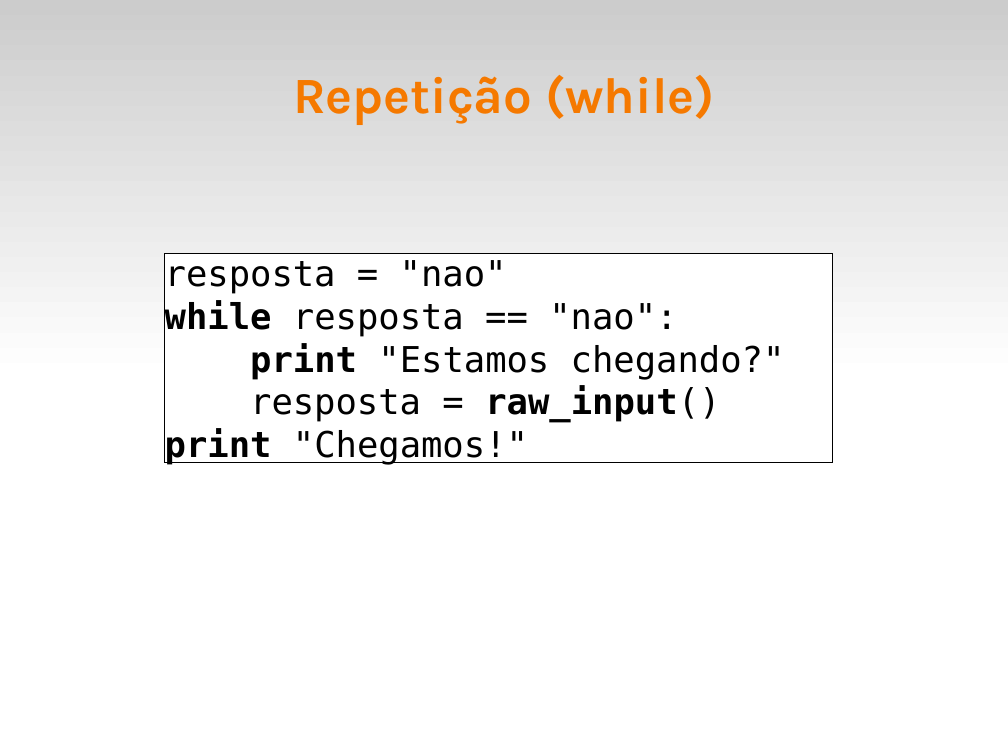
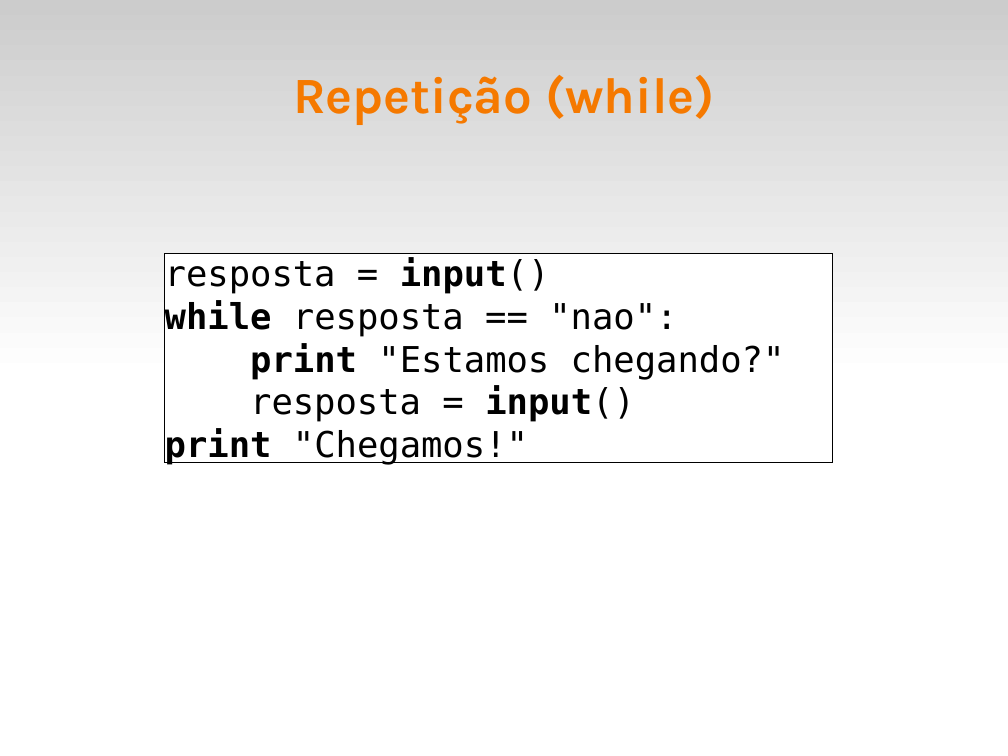
Before and after one commit to fsantanna-uerj/IPD, a slide deck: slide 2 of slides/ipd-05-while.odp. Drawn at 1008x756 pixels with LibreOffice and Linux fonts; fonts in the diff are those of the drawing. Boxes give left, top, right and bottom in pixels: in the first picture for what was removed or moved away, otherwise in the second. Text is boxed around its words. In the diff, an @@ line names an element or a change of style, - is before the commit and + after.

```diff
--- a/slides/ipd-05-while.odp
+++ b/slides/ipd-05-while.odp
@@ text in rectangle at (165, 258, 550, 294): text changed @@
-resposta = "nao"
+resposta = input()
@@ text in rectangle at (250, 386, 635, 422): text changed @@
-resposta = raw_input()
+resposta = input()
```
Also in this commit, not shown: 4 other slides changed, 4 slides added, 6 slides removed, 2 other files.
